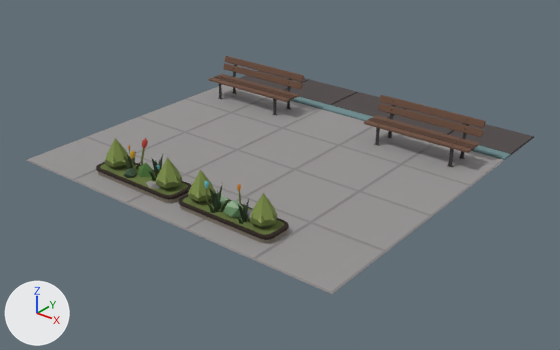
The glTF model models/2. open road/OpenRoad_D.glb: old version first, new version second.
Rendered twice from a 50 mm camera at (19.4, -24.8, 13.9) aimed at (0.3, -0.9, -0.9). Every picture has the same lights, and +X, +Y and +Z are marked at lower left. Objects named as collision shapes, trigger or cutter boxes, shadow casters or lower levels of detail are left out. Where no turn or scale is listed for an object, it has been applied to the vertices.
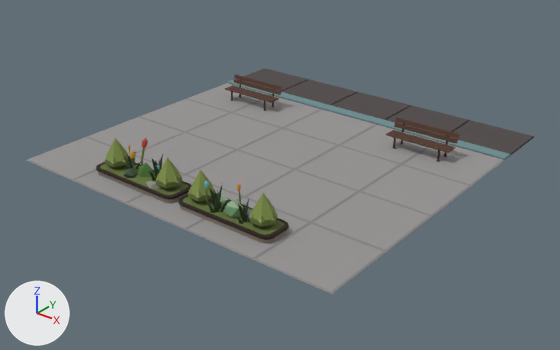
Pixel boxes [x1, y1, x2, y2] of what changed, in the pictures (560 x 350 px):
'Bench01.027', deleted (brown)
    before: [364, 95, 486, 167]
'Bench01.026', deleted (brown)
    before: [209, 56, 304, 116]
'Bench_01.008', added (brown)
    after: [386, 118, 459, 162]
'Bench_01.007', added (brown)
    after: [225, 74, 282, 111]

The change in detail:
Picture 'PiratesPack_TX.png' (img_piratespack_tx_png) is new.
Material 'Road_TX.001' (mat_road_tx_001) is new.
Its texture is img_piratespack_tx_png.
Its roughness is 1.0.
Mesh me_untitled_022 is new.
It has 400 vertices, 672 faces and spans x -1.65..1.41, y -0.43..0.45, z 0.0..1.14.
It uses material mat_road_tx_001 (picture img_piratespack_tx_png).
Object 'Bench01.026' (ob_bench01_026) is deleted.
Object 'Bench01.027' (ob_bench01_027) is deleted.
Object 'Bench_01.008' (ob_bench_01_008) is new; it shows me_untitled_022.
Its location is (4.92, 3.2, 0.03).
Object 'Bench_01.007' (ob_bench_01_007) is new; it shows a copy of me_untitled_022.
Its location is (-4.66, 3.2, 0.03).
